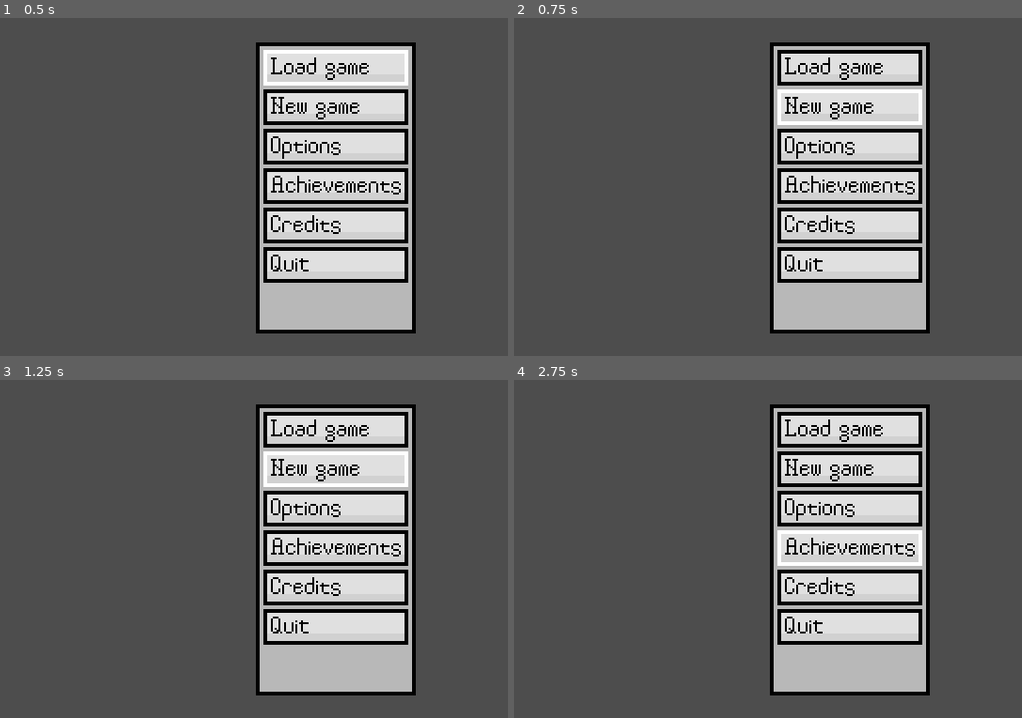
Above: before the commit, frames 1-4 (two rows, left to right).
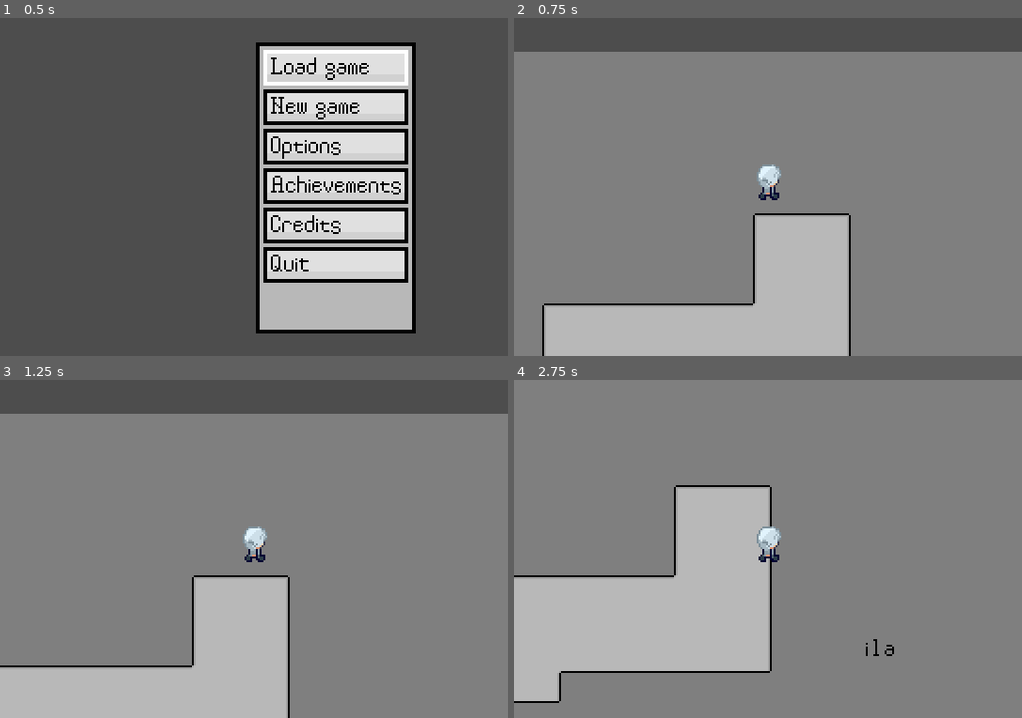
Above: after the commit, the same moments.

Repository: Elvin-Smile/Apellations-Persona
Game: Godot game, scene res://0z_Scenes/main.tscn
Two runs of this game, one before a commit and one after it. Both use one fixed random seed, a clock stepped at 60 frames per second and the inputs below.
Inputs:
- Up to frame 1 (0.5 s): no input
- Up to frame 2 (0.75 s): tap Enter at 0.5 s; hold D (Right) from 0.53 s (still down); tap J (Confirm, bound only after the commit) at 0.6 s
- Up to frame 3 (1.25 s): keep holding D (Right)
- Up to frame 4 (2.75 s): release D (Right) at 1.28 s; hold S (Down) 1.28-2.03 s; tap Space (Confirm, bound only before the commit) at 1.35 s; hold D (Right) from 2.03 s (still down); tap J (Confirm, bound only after the commit) at 2.1 s

Frame 1 is identical in both runs. In frame 2, 88% of the frame differs, in the area x 0-100%, y 7-100%; in frame 3, 90%; in frame 4, 100%, in the area x 0-100%, y 0-100%.

Commit message:
Maked Text Maker

Diff:
--- a/0z_Scenes/main.tscn
+++ b/0z_Scenes/main.tscn
@@ -14,7 +14,7 @@
 
 [node name="Camera2D" type="Camera2D" parent="."]
 
-[node name="MainMenu" type="Node" parent="."]
+[node name="MainMenu" type="Node2D" parent="."]
 
 [node name="BoxSprite" type="Sprite2D" parent="MainMenu"]
 position = Vector2(43, 0)
--- a/0z_Scenes/marko.gd
+++ b/0z_Scenes/marko.gd
@@ -1,12 +1,14 @@
 extends AccompliceGuy
+@onready var jan : AnimationPlayer = $Jan;
+@onready var smalcelj : TextMaker = $Smalcelj;
 
 const animation_list : Array = ["_up", "_down", "_left", "_right"];
-@onready var smalcelj : AnimationPlayer = $Jan;
+
 
 func _on_standing(dirc: int) -> void:
-	smalcelj.play("idle"+animation_list[dirc]);
+	jan.play("idle"+animation_list[dirc]);
 
 
 
 func _on_walking(dirc: int) -> void:
-	smalcelj.play("walk"+animation_list[dirc]);
+	jan.play("walk"+animation_list[dirc]);
--- a/0z_Scenes/marko_v01.tscn
+++ b/0z_Scenes/marko_v01.tscn
@@ -1,8 +1,9 @@
-[gd_scene load_steps=15 format=3 uid="uid://geh42eeyin7c"]
+[gd_scene load_steps=16 format=3 uid="uid://geh42eeyin7c"]
 
 [ext_resource type="Script" uid="uid://pek3dnvonhe8" path="res://0z_Scenes/marko.gd" id="1_163vl"]
 [ext_resource type="Texture2D" uid="uid://fbmii74usmb5" path="res://Marko Petriković/petrikovic_s0_v0.png" id="2_rm3ia"]
 [ext_resource type="Script" uid="uid://ovcr8vkccxwm" path="res://0z_Scenes/jan.gd" id="3_jkqyi"]
+[ext_resource type="Script" uid="uid://b5mwminl2olv2" path="res://text_maker_class.gd" id="4_25btw"]
 
 [sub_resource type="RectangleShape2D" id="RectangleShape2D_t3k04"]
 size = Vector2(16, 16)
@@ -183,5 +184,9 @@
 autoplay = "idle_down"
 script = ExtResource("3_jkqyi")
 
+[node name="Smalcelj" type="Node" parent="."]
+script = ExtResource("4_25btw")
+metadata/_custom_type_script = "uid://b5mwminl2olv2"
+
 [connection signal="standing" from="." to="." method="_on_standing"]
 [connection signal="walking" from="." to="." method="_on_walking"]
--- /dev/null
+++ b/0z_Scenes/pause_menu.tscn
@@ -0,0 +1,95 @@
+[gd_scene load_steps=12 format=3 uid="uid://dpv6lwnvnlqyy"]
+
+[ext_resource type="Texture2D" uid="uid://b5n0ji66bsv0b" path="res://PauseMenu/background_v00.png" id="1_02nlh"]
+[ext_resource type="Texture2D" uid="uid://bkhd3mnrsljdn" path="res://PauseMenu/magic_v01.png" id="1_bipp4"]
+[ext_resource type="Texture2D" uid="uid://c0docwlhetuhb" path="res://PauseMenu/item_v01.png" id="2_02nlh"]
+[ext_resource type="Texture2D" uid="uid://bd1dpbvs0ei5d" path="res://PauseMenu/equip_v01.png" id="3_byb0y"]
+[ext_resource type="Texture2D" uid="uid://c453rvxm3c2d3" path="res://PauseMenu/stats_v01.png" id="4_5eliy"]
+[ext_resource type="Texture2D" uid="uid://w7ueivavxl7b" path="res://PauseMenu/apellation_v01.png" id="5_iqjv8"]
+[ext_resource type="Texture2D" uid="uid://nmd6q4bu6kva" path="res://PauseMenu/accomplice_v01.png" id="6_ykn0t"]
+[ext_resource type="Texture2D" uid="uid://bxj6sfvc0x077" path="res://PauseMenu/calendar_v01.png" id="7_m7nk5"]
+[ext_resource type="Texture2D" uid="uid://dgq4i26em6grj" path="res://PauseMenu/system_v01.png" id="8_xo3vb"]
+[ext_resource type="Script" uid="uid://bja37g7p0df6p" path="res://0z_Scenes/pause_menu_buttons.gd" id="10_5eliy"]
+[ext_resource type="Texture2D" uid="uid://bm2bmnye7n3dg" path="res://PauseMenu/pause_menu_button_v00.png" id="11_iqjv8"]
+
+[node name="PauseMenu" type="Node2D"]
+
+[node name="Camera2D" type="Camera2D" parent="."]
+
+[node name="Sprite2D" type="Sprite2D" parent="."]
+texture = ExtResource("1_02nlh")
+
+[node name="PauseMenuOpts" type="Node2D" parent="."]
+
+[node name="MagicSprite" type="Sprite2D" parent="PauseMenuOpts"]
+position = Vector2(-85, -77)
+texture = ExtResource("1_bipp4")
+
+[node name="ItemSprite" type="Sprite2D" parent="PauseMenuOpts"]
+position = Vector2(-85, -56)
+texture = ExtResource("2_02nlh")
+
+[node name="EquipSprite" type="Sprite2D" parent="PauseMenuOpts"]
+position = Vector2(-85, -35)
+texture = ExtResource("3_byb0y")
+
+[node name="StatsSprite" type="Sprite2D" parent="PauseMenuOpts"]
+position = Vector2(-85, -14)
+texture = ExtResource("4_5eliy")
+
+[node name="ApellationSprite" type="Sprite2D" parent="PauseMenuOpts"]
+position = Vector2(-85, 7)
+texture = ExtResource("5_iqjv8")
+
+[node name="AccompliceSprite" type="Sprite2D" parent="PauseMenuOpts"]
+position = Vector2(-85, 28)
+texture = ExtResource("6_ykn0t")
+
+[node name="CalendarSprite" type="Sprite2D" parent="PauseMenuOpts"]
+position = Vector2(-85, 49)
+texture = ExtResource("7_m7nk5")
+
+[node name="SystemSprite" type="Sprite2D" parent="PauseMenuOpts"]
+position = Vector2(-85, 70)
+texture = ExtResource("8_xo3vb")
+
+[node name="PauseMenuButtons" type="Control" parent="."]
+layout_mode = 3
+anchors_preset = 0
+offset_left = -85.0
+offset_top = -77.0
+offset_right = -42.0
+offset_bottom = 101.0
+script = ExtResource("10_5eliy")
+metadata/_custom_type_script = "uid://bwibmnfhgsjt1"
+
+[node name="MagicButton" type="Sprite2D" parent="PauseMenuButtons"]
+texture = ExtResource("11_iqjv8")
+
+[node name="ItemButton" type="Sprite2D" parent="PauseMenuButtons"]
+position = Vector2(0, 21)
+texture = ExtResource("11_iqjv8")
+
+[node name="EquipButton" type="Sprite2D" parent="PauseMenuButtons"]
+position = Vector2(0, 42)
+texture = ExtResource("11_iqjv8")
+
+[node name="StatsButton" type="Sprite2D" parent="PauseMenuButtons"]
+position = Vector2(0, 63)
+texture = ExtResource("11_iqjv8")
+
+[node name="ApellationButton" type="Sprite2D" parent="PauseMenuButtons"]
+position = Vector2(0, 84)
+texture = ExtResource("11_iqjv8")
+
+[node name="AccompliceButton" type="Sprite2D" parent="PauseMenuButtons"]
+position = Vector2(0, 105)
+texture = ExtResource("11_iqjv8")
+
+[node name="CalendarButton" type="Sprite2D" parent="PauseMenuButtons"]
+position = Vector2(0, 126)
+texture = ExtResource("11_iqjv8")
+
+[node name="SystemButton" type="Sprite2D" parent="PauseMenuButtons"]
+position = Vector2(0, 147)
+texture = ExtResource("11_iqjv8")
--- /dev/null
+++ b/0z_Scenes/pause_menu_buttons.gd
@@ -0,0 +1,8 @@
+extends OptionList
+
+var previous_scene : String = "res://0z_Scenes/guy's.tscn";
+
+func _process(_delta):
+	super._process(_delta);
+	if ((Input.is_action_just_pressed("Cancel")) or (Input.is_action_just_pressed("Menu"))):
+		get_tree().change_scene_to_file(previous_scene);
--- /dev/null
+++ b/0z_Scenes/text_maker.tscn
@@ -0,0 +1,27 @@
+[gd_scene load_steps=2 format=3 uid="uid://cqkomghm5qk0h"]
+
+[ext_resource type="Script" uid="uid://b5mwminl2olv2" path="res://text_maker_class.gd" id="1_p54ph"]
+
+[node name="TextMaker" type="Node"]
+script = ExtResource("1_p54ph")
+metadata/_custom_type_script = "uid://b5mwminl2olv2"
+
+[node name="Text_00" type="Node2D" parent="."]
+
+[node name="Text_01" type="Node2D" parent="."]
+
+[node name="Text_02" type="Node2D" parent="."]
+
+[node name="Text_03" type="Node2D" parent="."]
+
+[node name="Text_04" type="Node2D" parent="."]
+
+[node name="Text_05" type="Node2D" parent="."]
+
+[node name="Text_06" type="Node2D" parent="."]
+
+[node name="Text_07" type="Node2D" parent="."]
+
+[node name="Text_08" type="Node2D" parent="."]
+
+[node name="Text_09" type="Node2D" parent="."]
--- a/accomplice_guy_class.gd
+++ b/accomplice_guy_class.gd
@@ -14,7 +14,7 @@
 var delta_movement_time = movement_delay;
 var moving : bool = false;
 var huh : bool = false;
-var current_animation = 0;
+var current_animation = 1;
 
 func _ready():
 	pass;
@@ -22,6 +22,7 @@
 #preraditi sve!!!!!!!
 
 func _process(_delta):
+	super._process(_delta);
 	if ((position == goal) and (delta_movement_time >= movement_delay)):
 		goal.y += Input.get_axis("Up", "Down")*tile_size;
 		movement.x = 0; movement.y = Input.get_axis("Up", "Down")*pixel_speed;
--- a/guy_class.gd
+++ b/guy_class.gd
@@ -1,3 +1,7 @@
 @icon("res://guy_icon.png")
 extends CharacterBody2D
 class_name Guy
+
+func _process(_delta):
+	if (Input.is_action_just_pressed("Menu")):
+		get_tree().change_scene_to_file("res://0z_Scenes/pause_menu.tscn");
--- a/option_list_class.gd
+++ b/option_list_class.gd
@@ -23,6 +23,5 @@
 	if ((Input.is_action_just_pressed("Up")) or (Input.is_action_just_pressed("Left"))):
 		get_child(pointer).hide();
 		pointer -= 1;
-		if (pointer < 0):
-			pointer = button_num-1;
+		if (pointer < 0): pointer = button_num-1;
 		get_child(pointer).show();
--- a/project.godot
+++ b/project.godot
@@ -52,8 +52,17 @@
 }
 Confirm={
 "deadzone": 0.5,
-"events": [Object(InputEventKey,"resource_local_to_scene":fa …(140 unchanged characters)… d":false,"keycode":0,"physical_keycode":32,"key_label":0,"unicode":32,"location":0,"echo":false,"script":null)
-, Object(InputEventKey,"resource_local_to_scene":false,"resource_name":"","device":-1,"window_id":0,"alt_pressed":false,"shift_pressed":false,"ctrl_pressed":false,"meta_pressed":false,"pressed":false,"keycode":0,"physical_keycode":4194309,"key_label":0,"unicode":0,"location":0,"echo":false,"script":null)
+"events": [Object(InputEventKey,"resource_local_to_scene":fa …(140 unchanged characters)… d":false,"keycode":0,"physical_keycode":74,"key_label":0,"unicode":106,"location":0,"echo":false,"script":null)
+]
+}
+Cancel={
+"deadzone": 0.2,
+"events": [Object(InputEventKey,"resource_local_to_scene":false,"resource_name":"","device":-1,"window_id":0,"alt_pressed":false,"shift_pressed":false,"ctrl_pressed":false,"meta_pressed":false,"pressed":false,"keycode":0,"physical_keycode":75,"key_label":0,"unicode":107,"location":0,"echo":false,"script":null)
+]
+}
+Menu={
+"deadzone": 0.2,
+"events": [Object(InputEventKey,"resource_local_to_scene":false,"resource_name":"","device":-1,"window_id":0,"alt_pressed":false,"shift_pressed":false,"ctrl_pressed":false,"meta_pressed":false,"pressed":false,"keycode":0,"physical_keycode":76,"key_label":0,"unicode":108,"location":0,"echo":false,"script":null)
 ]
 }
 
--- /dev/null
+++ b/text_maker_class.gd
@@ -0,0 +1,66 @@
+@icon("res://text_maker_icon.png")
+extends Node
+class_name TextMaker
+
+const line_size : int = 14;
+const letter_path : String = "res://Fonts/";
+var word_size : Array = [];
+var letter_sprite_path : String;
+var letter_image : CompressedTexture2D;
+var letter_length : int = 0;
+var trenutna_duljina : int = 0;
+var cursor_position : Vector2 = Vector2.ZERO;
+var letter_sprite : Sprite2D;
+var child_adder : Node2D = Node2D.new();
+var current_word : int = 0;
+var last_one : String = " ";
+
+func _ready():
+	make_text("i l a", "Basic", Vector2(100, 100), Vector2(400, 500), 0, 0);
+	pass;
+
+func make_text(text : String = "", font : String = "", start_position : Vector2 = Vector2.ZERO, end_position : Vector2 = Vector2(200, 200), index : int = 0, zvalue : int = 0):
+	#zamijeni child s novim
+	remove_child(get_child(index));
+	add_child(child_adder);
+	move_child(get_child(get_child_count()-1), index);
+	trenutna_duljina = 0;
+	cursor_position = start_position;
+	word_size = [];
+	#dobiva word length
+	for i in text:
+		if ((i == " ") or (i == "~")):
+			print("trenutna duljina je ", trenutna_duljina);
+			word_size.append(trenutna_duljina);
+			print("array je", word_size);
+			trenutna_duljina = 0;
+		else:
+			letter_sprite_path = letter_path+font+"/"+i+".png";
+			letter_image = load(letter_sprite_path);
+			trenutna_duljina += letter_image.get_width();
+		last_one = i;
+	if ((last_one != " ") and (last_one != "~")): word_size.append(trenutna_duljina);
+	#pisanje slova
+
+	current_word = 0;
+	for i in text:
+		#provede razmak i provjeri dal može nastavit dalje
+		if ((i == " ") or (i == "~")): current_word += 1;
+		if (i == " "):
+			cursor_position.x += 3;
+			if (cursor_position.x+word_size[current_word] > end_position.x): cursor_position = Vector2(start_position.x, cursor_position.y+line_size);
+		elif (i == "~"): cursor_position = Vector2(start_position.x, cursor_position.y+line_size);
+		#napravi novi sprite i doda ga kao dijete dijeteta i postavi ga kao slovo
+		else:
+			letter_image = load(letter_path+font+"/"+i+".png");
+			letter_sprite = Sprite2D.new();
+			letter_sprite.texture = letter_image;
+			letter_sprite.position = cursor_position;
+			letter_sprite.z_index = zvalue;
+			get_child(index).add_child(letter_sprite);
+			cursor_position.x += letter_image.get_width()+1;
+
+func delete_text(index : int = 0, child_number : int = 1):
+	add_child(Node2D.new());
+	move_child(get_child(child_number-1), (index))
+	remove_child(get_child(index+1));
Not shown, added: 0z_Scenes/pause_menu_buttons.gd.uid
Not shown, added: Fonts/Basic/.png.import
Binary file added: Fonts/Basic/a.png
Not shown, added: Fonts/Basic/a.png.import
Binary file added: Fonts/Basic/b.png
Not shown, added: Fonts/Basic/b.png.import
Binary file added: Fonts/Basic/c.png
Not shown, added: Fonts/Basic/c.png.import
Binary file added: Fonts/Basic/d.png
Not shown, added: Fonts/Basic/d.png.import
Binary file added: Fonts/Basic/e.png
Not shown, added: Fonts/Basic/e.png.import
(and 86 more such lines)
